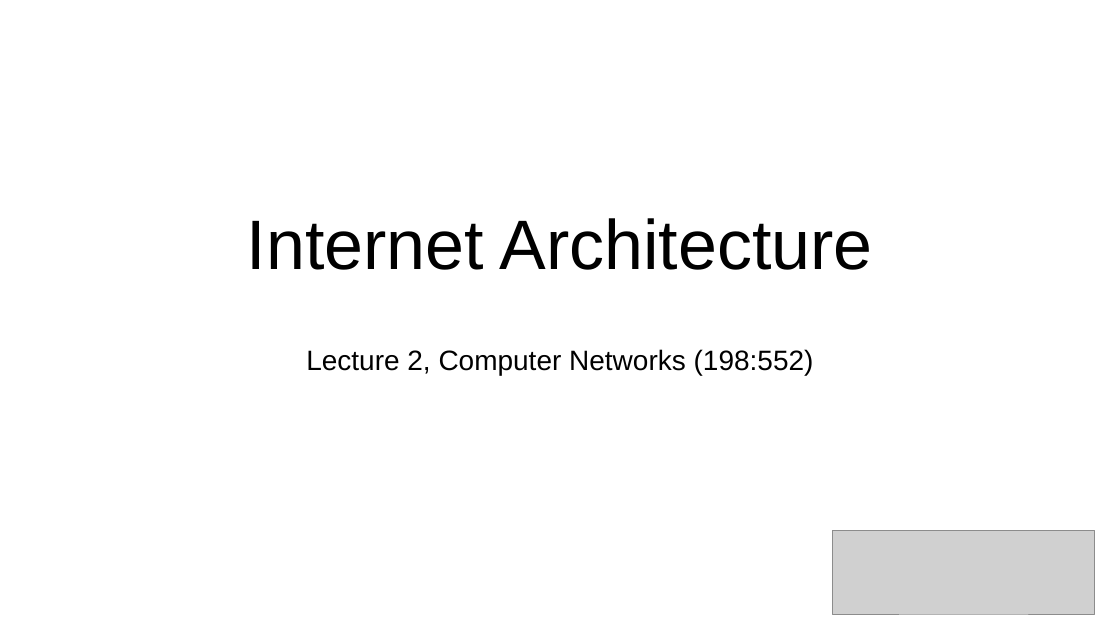
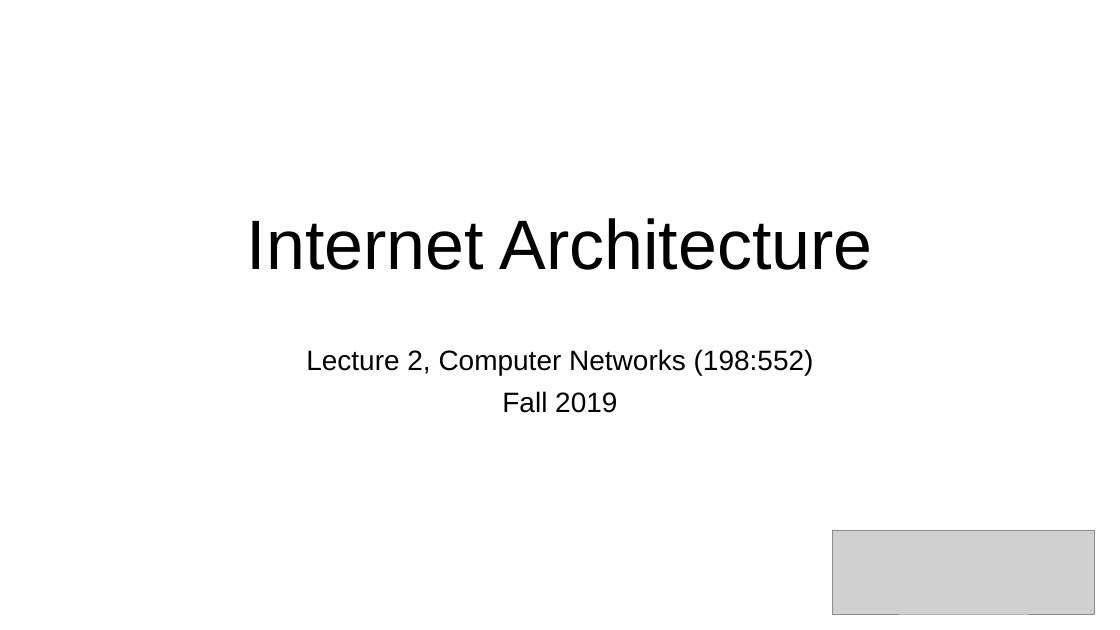
Before and after one commit to ngsrinivas/coursegen, a slide deck: slide 1 of ex/552-F19/lectures/02-architecture.pptx. Drawn at 1120x630 pixels with LibreOffice and Linux fonts; fonts in the diff are those of the drawing; grey boxes stand for pictures. Boxes give left, top, right and bottom in pixels: in the first picture for what was removed or moved away, otherwise in the second. Text is boxed around its words. In the diff, an @@ line names an element or a change of style, - is before the commit and + after.

```diff
--- a/ex/552-F19/lectures/02-architecture.pptx
+++ b/ex/552-F19/lectures/02-architecture.pptx
@@ text at (x1=502, y1=391, x2=617, y2=413): paragraph added @@
+Fall 2019
```
Also in this commit, not shown: 8 other slides changed, 2 other files.
